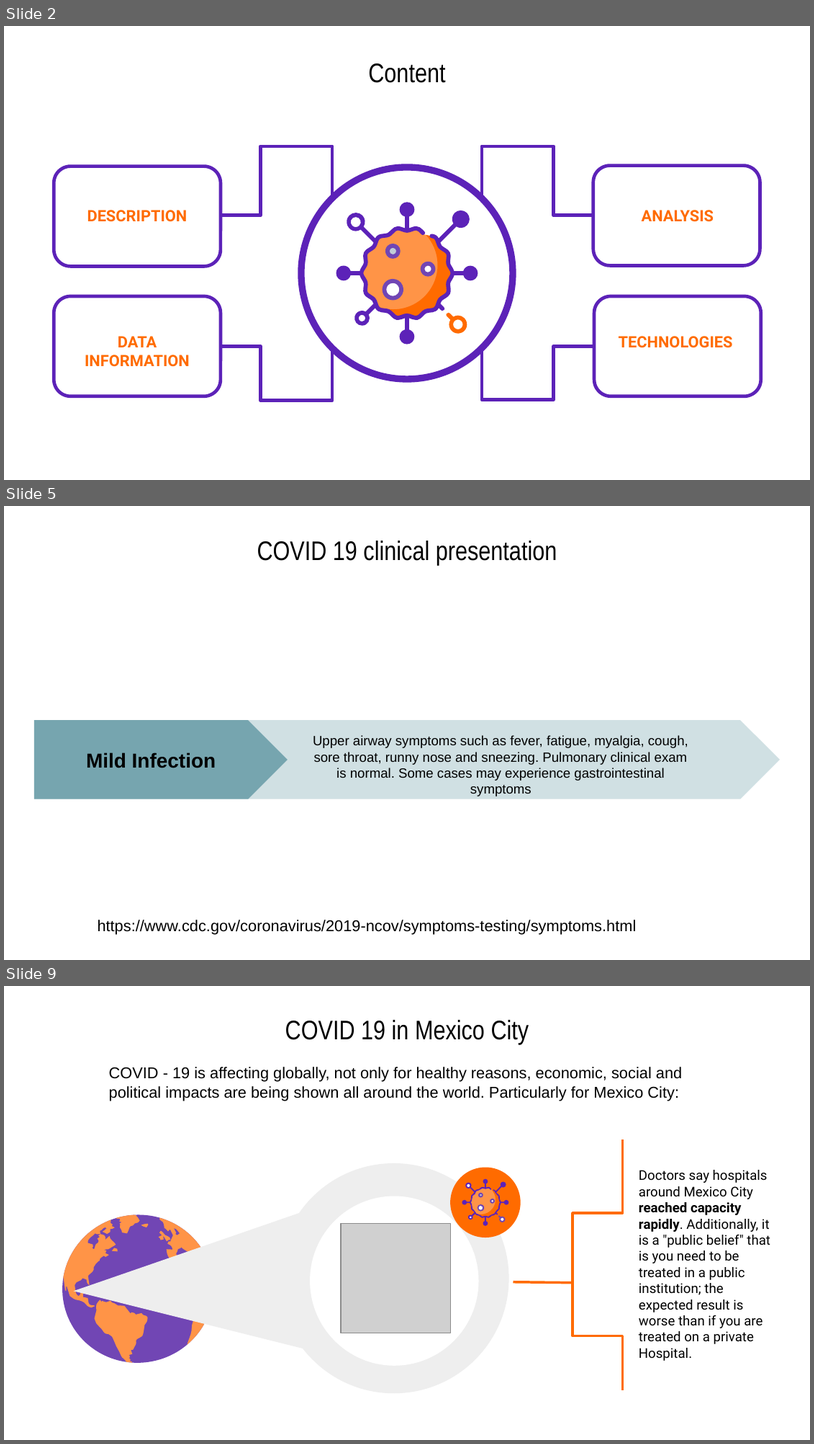
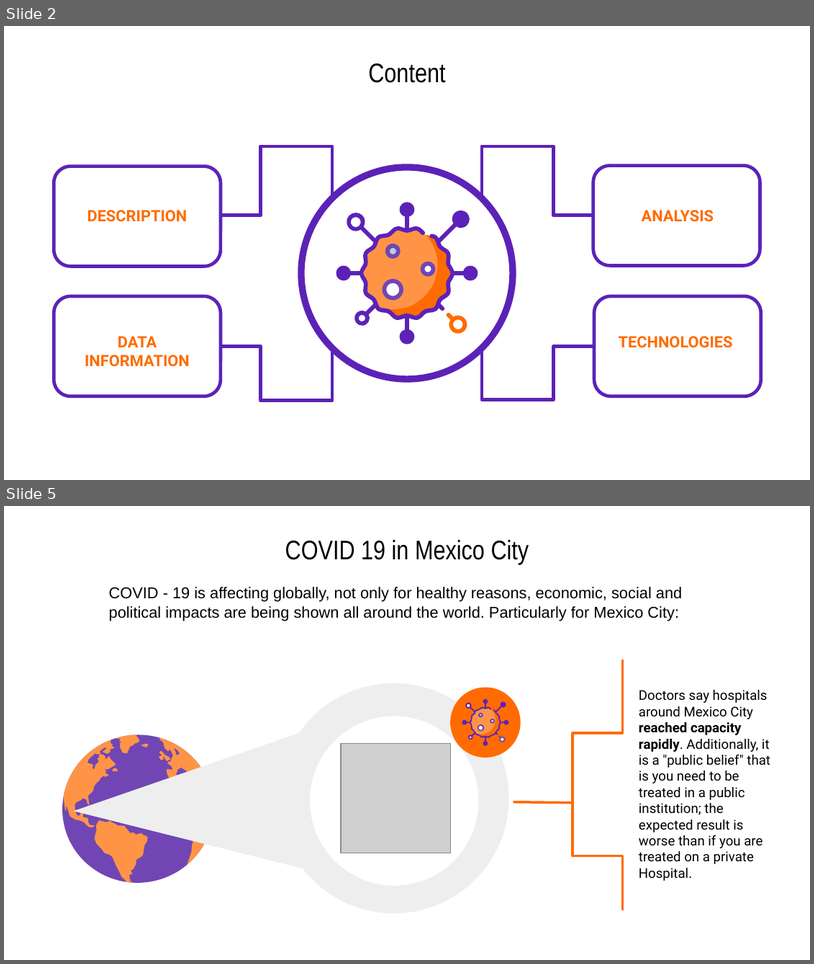
Before and after one commit to CharlyHdz13/Data_Analytics_Final_Project_T2, a slide deck: PPT_Resources/COVID 19 in Mexico City.pptx. Shown one above the other, each under a label of ours: slides 2, 5 and 9 before the commit, slides 2 and 5 after it; the slides between them are not shown. The pictures are 814x1444 and 814x964 pixels, drawn with LibreOffice and Linux fonts; fonts in the diff are those of the drawing; grey boxes stand for pictures. Boxes give left, top, right and bottom in pixels: in the first picture for what was removed or moved away, otherwise in the second. Text is boxed around its words. In the diff, an @@ line names an element or a change of style, - is before the commit and + after.

```diff
--- a/PPT_Resources/COVID 19 in Mexico City.pptx
+++ b/PPT_Resources/COVID 19 in Mexico City.pptx
@@ slide 5 removed at bbox=[4, 506, 810, 960], background #FFFFFF @@
@@ title removed at bbox=[257, 541, 558, 565] @@
-COVID 19 clinical presentation
@@ pentagon arrow removed at bbox=[34, 720, 779, 799] @@
@@ pentagon arrow removed at bbox=[34, 720, 287, 799] @@
-Mild Infection
@@ text removed at bbox=[313, 735, 689, 796] @@
-Upper airway symptoms such as fever, fatigue, myalgia, cough, sore throat, runny nose and sneezing. Pulmonary clinical exam is normal. Some cases may experience gastrointestinal symptoms
@@ text removed at bbox=[98, 919, 637, 934] @@
-https://www.cdc.gov/coronavirus/2019-ncov/symptoms-testing/symptoms.html
@@ what was slide 9 is now slide 5 @@
```
Also in this commit, not shown: 4 slides changed, 3 other slides removed.
